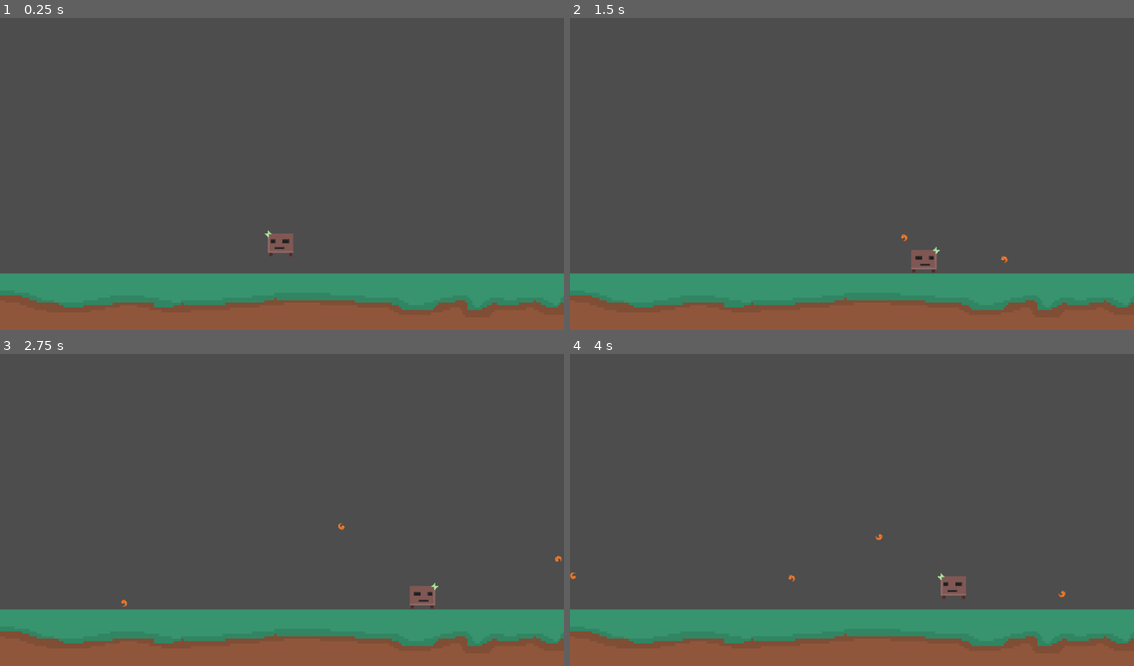
Above: before the commit, frames 1-4 (two rows, left to right).
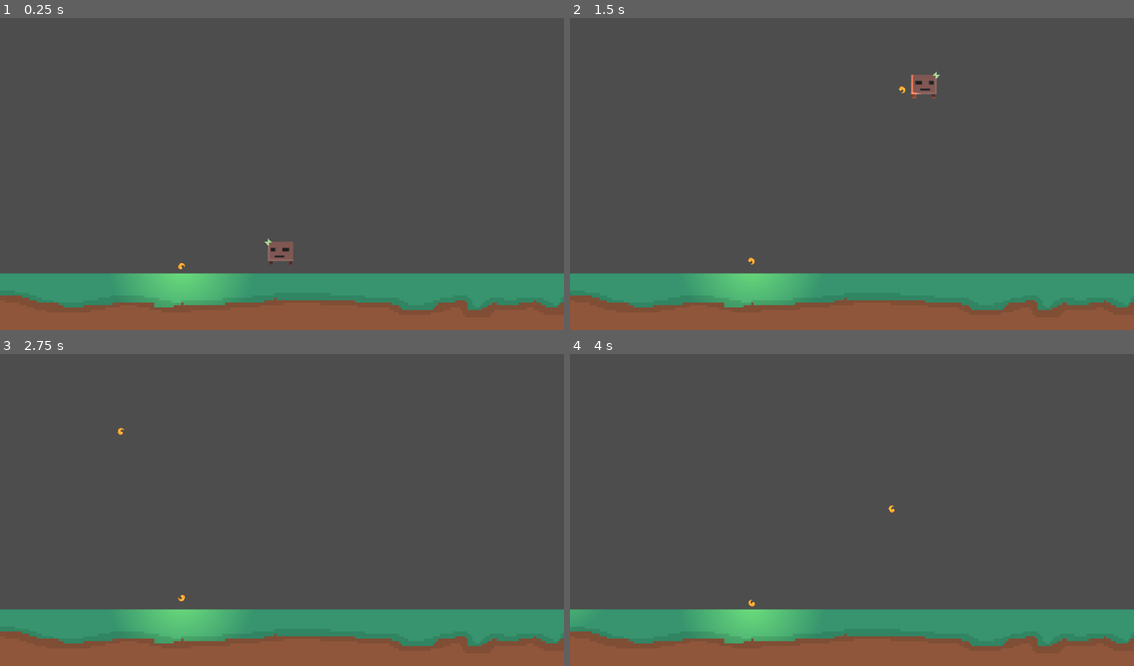
Above: after the commit, the same moments.

Repository: Fireball9670/Jump-and-Run
Game: Godot game, scene res://scenes/levels/level.tscn
Two runs of this game, one before a commit and one after it. Both use one fixed random seed, a clock stepped at 60 frames per second and the inputs below.
Inputs (mouse positions are in pixels of both pictures, inside the frame that each line leads up to):
- Up to frame 1 (0.25 s): no input
- Up to frame 2 (1.5 s): move the mouse to (976, 155) at 0.52 s; hold D (right) 0.53-1.28 s; tap Space (jump, bound only after the commit) at 0.6, 0.77, 1.07 s; move the mouse to (739, 186) at 1.27 s; hold Down (down) from 1.28 s (still down); click (739, 186) at 1.35 s
- Up to frame 3 (2.75 s): tap Space (jump, bound only after the commit) at 1.52, 1.55, 1.82, 2.1 s; move the mouse to (338, 438) at 2.02 s; release Down (down) at 2.03 s; hold D (right) from 2.03 s (still down)
- Up to frame 4 (4 s): move the mouse to (823, 572) at 2.77 s; release D (right) at 2.78 s; hold Up (up) 2.78-3.53 s; click (823, 572) at 2.85 s; tap Space (jump, bound only after the commit) at 3.02, 3.05, 3.32, 3.6, 3.77 s; move the mouse to (1021, 556) at 3.52 s; hold Left (left) from 3.53 s (still down)

The runs differ from the first frame. In frame 1, 1.8% of the frame differs, in the area x 23-53%, y 67-93%; in frame 2, 2.0%, in the area x 23-78%, y 17-93%; in frame 3, 1.8%; in frame 4, 1.9%.

Commit message:
added lights

Diff:
--- a/project.godot
+++ b/project.godot
@@ -44,7 +44,6 @@
 primary={
 "deadzone": 0.5,
 "events": [Object(InputEventMouseButton,"resource_local_to_scene":false,"resource_name":"","device":-1,"window_id":0,"a …(256 unchanged characters)…
-, Object(InputEventKey,"resource_local_to_scene":false,"resource_name":"","device":-1,"window_id":0,"alt_pressed":false,"shift_pressed":false,"ctrl_pressed":false,"meta_pressed":false,"pressed":false,"keycode":0,"physical_keycode":32,"key_label":0,"unicode":32,"echo":false,"script":null)
 ]
 }
 secondary={
@@ -53,6 +52,11 @@
 , Object(InputEventKey,"resource_local_to_scene":false,"resource_name":"","device":-1,"window_id":0,"alt_pressed":false,"shift_pressed":false,"ctrl_pressed":false,"meta_pressed":false,"pressed":false,"keycode":0,"physical_keycode":4194326,"key_label":0,"unicode":0,"echo":false,"script":null)
 ]
 }
+jump={
+"deadzone": 0.5,
+"events": [Object(InputEventKey,"resource_local_to_scene":false,"resource_name":"","device":-1,"window_id":0,"alt_pressed":false,"shift_pressed":false,"ctrl_pressed":false,"meta_pressed":false,"pressed":false,"keycode":0,"physical_keycode":32,"key_label":0,"unicode":32,"echo":false,"script":null)
+]
+}
 
 [rendering]
 
--- a/scenes/levels/floor.tscn
+++ b/scenes/levels/floor.tscn
@@ -1,8 +1,11 @@
-[gd_scene load_steps=3 format=3 uid="uid://mccupeqjjhl1"]
+[gd_scene load_steps=4 format=3 uid="uid://mccupeqjjhl1"]
 
 [ext_resource type="Texture2D" uid="uid://cugvu0544pgtn" path="res://resources/Floor.png" id="1_sf103"]
 
 [sub_resource type="WorldBoundaryShape2D" id="WorldBoundaryShape2D_6ymsj"]
+
+[sub_resource type="OccluderPolygon2D" id="OccluderPolygon2D_41rq4"]
+polygon = PackedVector2Array(-128, 10, -128, 37, 128, 37, 128, 11, 126, 11, 126, 12, 119, 12, 119, 11, 117, 11, 117, 12, 115, 12, 115, 13, 114, 13, 114, 14, 109, 14, 109, 13, 107, 13, 107, 12, 105, 12, 105, 11, 104, 11, 104, 12, 98, 12, 98, 13, 89, 13, 89, 12, 87, 12, 87, 13, 85, 13, 85, 14, 83, 14, 83, 15, 77, 15, 77, 12, 76, 12, 76, 11, 72, 11, 72, 12, 65, 12, 65, 13, 64, 13, 64, 14, 63, 14, 63, 15, 50, 15, 50, 14, 49, 14, 49, 13, 46, 13, 46, 12, 31, 12, 31, 11, -1, 11, -1, 10, -2, 10, -2, 11, -6, 11, -6, 12, -22, 12, -22, 13, -39, 13, -39, 12, -40, 12, -40, 13, -43, 13, -43, 14, -51, 14, -51, 12, -68, 12, -68, 13, -80, 13, -80, 14, -88, 14, -88, 13, -90, 13, -90, 12, -99, 12, -99, 11, -102, 11, -102, 10, -105, 10, -105, 9, -118, 9, -118, 10, -122, 10, -122, 11, -127, 11, -127, 10)
 
 [node name="StaticBody2D" type="StaticBody2D"]
 
@@ -12,3 +15,6 @@
 [node name="Sprite2D" type="Sprite2D" parent="."]
 position = Vector2(0, 5)
 texture = ExtResource("1_sf103")
+
+[node name="LightOccluder2D" type="LightOccluder2D" parent="."]
+occluder = SubResource("OccluderPolygon2D_41rq4")
--- a/scenes/levels/level.tscn
+++ b/scenes/levels/level.tscn
@@ -1,8 +1,9 @@
-[gd_scene load_steps=4 format=3 uid="uid://5xv3ll6inl08"]
+[gd_scene load_steps=5 format=3 uid="uid://5xv3ll6inl08"]
 
 [ext_resource type="Script" path="res://scenes/levels/level.gd" id="1_8seop"]
 [ext_resource type="PackedScene" uid="uid://kja8tl4wl0av" path="res://scenes/player/player.tscn" id="2_hnri6"]
 [ext_resource type="PackedScene" uid="uid://mccupeqjjhl1" path="res://scenes/levels/floor.tscn" id="3_suf08"]
+[ext_resource type="PackedScene" uid="uid://bx5qkue8dlypp" path="res://scenes/projectiles/fireball.tscn" id="4_swa4n"]
 
 [node name="Level" type="Node2D"]
 script = ExtResource("1_8seop")
@@ -18,4 +19,7 @@
 [node name="Player" parent="." instance=ExtResource("2_hnri6")]
 position = Vector2(573, 439)
 
+[node name="Fireball" parent="." instance=ExtResource("4_swa4n")]
+position = Vector2(371, 509)
+
 [connection signal="fireball" from="Player" to="." method="_on_player_fireball"]
--- a/scenes/player/player.gd
+++ b/scenes/player/player.gd
@@ -2,7 +2,7 @@
 
 var can_fire: bool = true
 
-var gravity = 1000.0
+var gravity = 1500.0
 const WALKSPEED = 200
 
 signal fireball(pos, direction)
@@ -27,11 +27,11 @@
 
 func _physics_process(delta):
 	var direction = Input.get_vector("left","right","up","down")
-	if Input.is_action_just_pressed("up"):
-		gravity = 600.0
-		velocity.y = -400
-	elif Input.is_action_just_released("up"):
+	if Input.is_action_just_pressed("up") or Input.is_action_just_pressed("jump"):
 		gravity = 1000.0
+		velocity.y = -600
+	elif Input.is_action_just_released("up") or Input.is_action_just_released("jump"):
+		gravity = 1500.0
 	else:
 		velocity.y += delta * gravity
 	velocity.x = direction.x * WALKSPEED
--- a/scenes/player/player.tscn
+++ b/scenes/player/player.tscn
@@ -21,6 +21,9 @@
 [sub_resource type="RectangleShape2D" id="RectangleShape2D_ndpwb"]
 size = Vector2(52, 48)
 
+[sub_resource type="OccluderPolygon2D" id="OccluderPolygon2D_2e34l"]
+polygon = PackedVector2Array(-22, -20, -22, 14, 20, 14, 20, -20)
+
 [node name="Player" type="CharacterBody2D"]
 script = ExtResource("1_1c2fn")
 
@@ -31,6 +34,7 @@
 autoplay = "idle"
 
 [node name="CollisionShape2D" type="CollisionShape2D" parent="."]
+visible = false
 position = Vector2(0, 2)
 shape = SubResource("RectangleShape2D_ndpwb")
 
@@ -49,4 +53,7 @@
 [node name="Marker2D3" type="Marker2D" parent="FireballStartPositions"]
 position = Vector2(-5, -34)
 
+[node name="LightOccluder2D" type="LightOccluder2D" parent="."]
+occluder = SubResource("OccluderPolygon2D_2e34l")
+
 [connection signal="timeout" from="Timer" to="." method="_on_timer_timeout"]
--- a/scenes/projectiles/fireball.tscn
+++ b/scenes/projectiles/fireball.tscn
@@ -1,13 +1,17 @@
-[gd_scene load_steps=9 format=3 uid="uid://bx5qkue8dlypp"]
+[gd_scene load_steps=10 format=3 uid="uid://bx5qkue8dlypp"]
 
 [ext_resource type="Script" path="res://scenes/projectiles/fireball.gd" id="1_bxtlj"]
 [ext_resource type="Texture2D" uid="uid://ds1bo85ney8vv" path="res://resources/Fireball_0001.png" id="1_sbtr7"]
 [ext_resource type="Texture2D" uid="uid://5v77bsyxxve" path="res://resources/Fireball_0002.png" id="2_2qjvx"]
 [ext_resource type="Texture2D" uid="uid://c3krx4g2tsa0a" path="res://resources/Fireball_0003.png" id="3_5387x"]
 [ext_resource type="Texture2D" uid="uid://bd0j7yb3hcylf" path="res://resources/Fireball_0004.png" id="4_tinby"]
+[ext_resource type="Texture2D" uid="uid://duqowliha2wpi" path="res://resources/fireball_light.png" id="6_x484q"]
 
 [sub_resource type="PhysicsMaterial" id="PhysicsMaterial_aj6e5"]
 bounce = 69.35
+
+[sub_resource type="CircleShape2D" id="CircleShape2D_p74hw"]
+radius = 8.0
 
 [sub_resource type="SpriteFrames" id="SpriteFrames_plplm"]
 animations = [{
@@ -29,14 +33,14 @@
 "speed": 12.0
 }]
 
-[sub_resource type="CircleShape2D" id="CircleShape2D_p74hw"]
-radius = 8.0
-
 [node name="Fireball" type="RigidBody2D"]
 collision_layer = 2
 collision_mask = 2
 physics_material_override = SubResource("PhysicsMaterial_aj6e5")
 script = ExtResource("1_bxtlj")
+
+[node name="CollisionShape2D" type="CollisionShape2D" parent="."]
+shape = SubResource("CircleShape2D_p74hw")
 
 [node name="AnimatedSprite2D" type="AnimatedSprite2D" parent="."]
 sprite_frames = SubResource("SpriteFrames_plplm")
@@ -44,5 +48,8 @@
 autoplay = "spinning"
 frame_progress = 0.732127
 
-[node name="CollisionShape2D" type="CollisionShape2D" parent="."]
-shape = SubResource("CircleShape2D_p74hw")
+[node name="PointLight2D" type="PointLight2D" parent="."]
+color = Color(1, 0.517647, 0.133333, 1)
+shadow_enabled = true
+shadow_filter_smooth = 2.1
+texture = ExtResource("6_x484q")
Binary file added: resources/black_edges.png
Not shown, added: resources/black_edges.png.import
Binary file added: resources/fireball_light.png
Not shown, added: resources/fireball_light.png.import
Not shown: 1 places in scenes/player/player.tscn that only renumber resources
